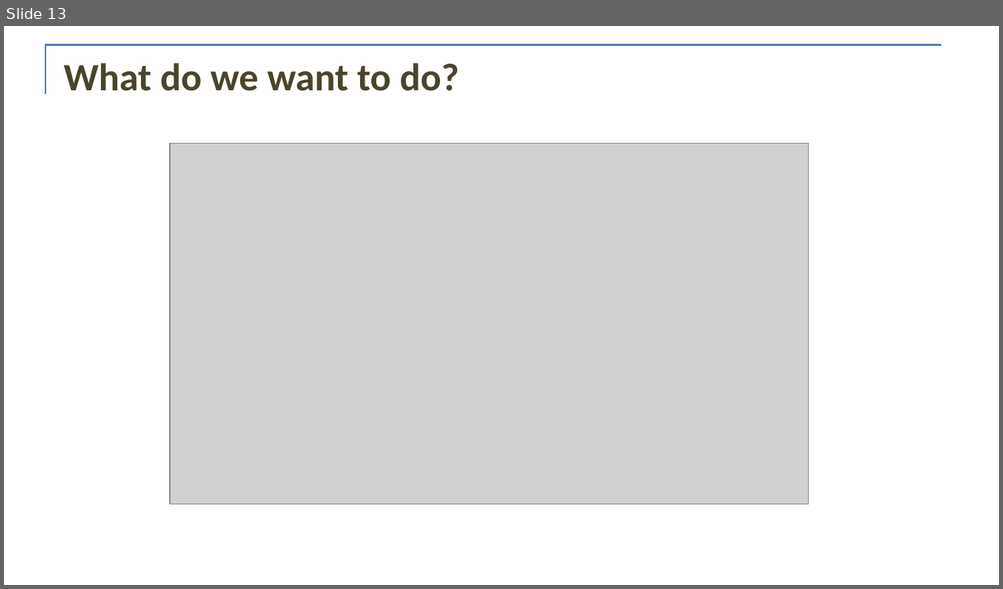
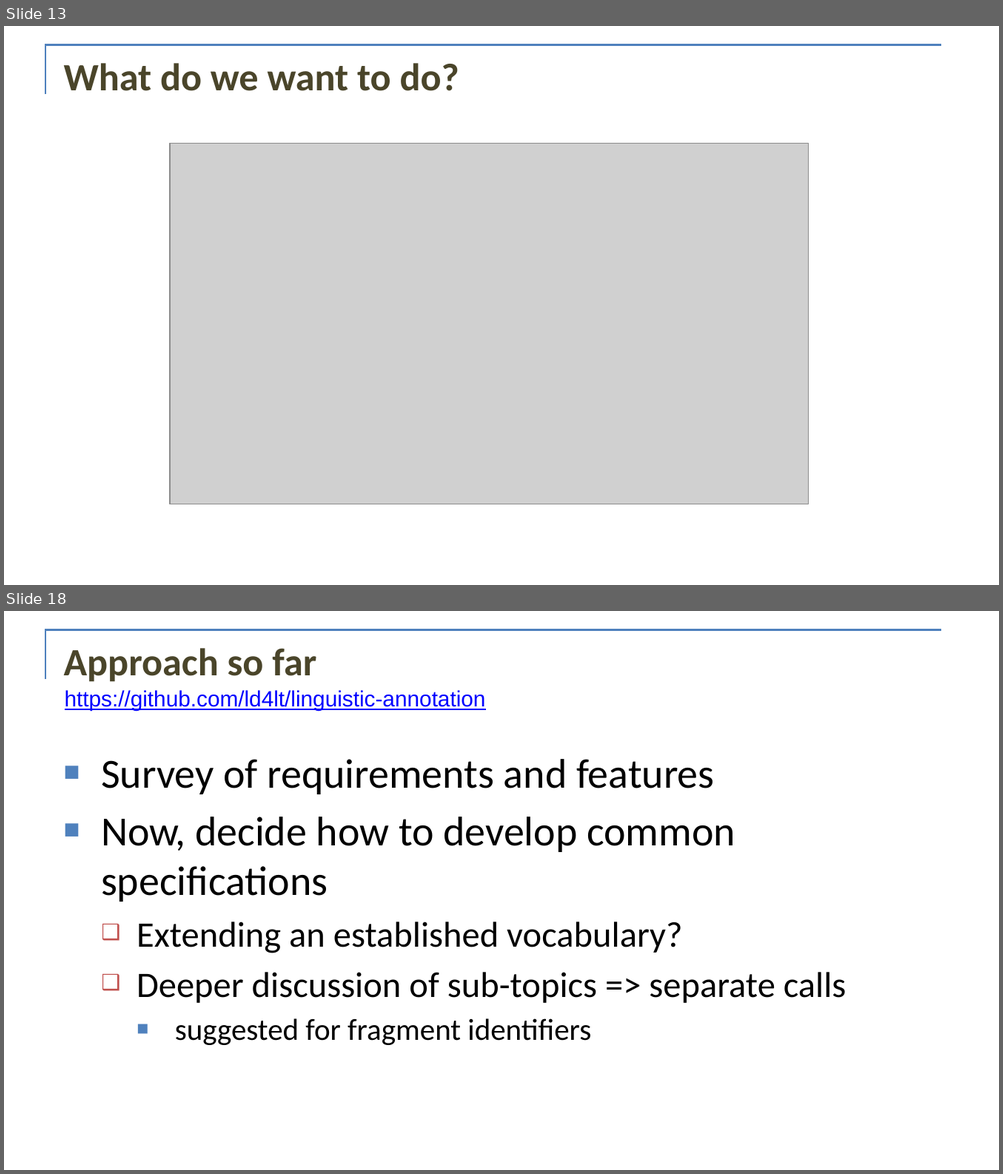
Before and after one commit to ld4lt/linguistic-annotation, a slide deck: doc/meetings/ldk-2021/2.b-ld4lt-summary.pptx. Shown one above the other, each under a label of ours: slide 13 before the commit, slides 13 and 18 after it; the slides between them are not shown. The pictures are 1003x589 and 1003x1174 pixels, drawn with LibreOffice and Linux fonts; fonts in the diff are those of the drawing; grey boxes stand for pictures; background and template pictures are left out. Boxes give left, top, right and bottom in pixels: in the first picture for what was removed or moved away, otherwise in the second. Text is boxed around its words. In the diff, an @@ line names an element or a change of style, - is before the commit and + after.

```diff
--- a/doc/meetings/ldk-2021/2.b-ld4lt-summary.pptx
+++ b/doc/meetings/ldk-2021/2.b-ld4lt-summary.pptx
@@ slide 18 added at bbox=[4, 611, 999, 1170], background #FFFFFF; not listed: 2 template elements that a slide beside it also shows @@
@@ title added at bbox=[64, 648, 316, 682], 28 pt, text #4A452A, bold @@
+Approach so far
@@ text added at bbox=[65, 690, 486, 710], 16 pt, text #0000FF, underline @@
+https://github.com/ld4lt/linguistic-annotation
@@ text added at bbox=[101, 759, 846, 1045], 26 pt, text #000000 @@
+■ Survey of requirements and features
+■ Now, decide how to develop common specifications
+  ❑ Extending an established vocabulary?
+  ❑ Deeper discussion of sub-topics => separate calls
+    ■ suggested for fragment identifiers
```
Also in this commit, not shown: 4 slides changed, 2 other slides added, 1 other file.
